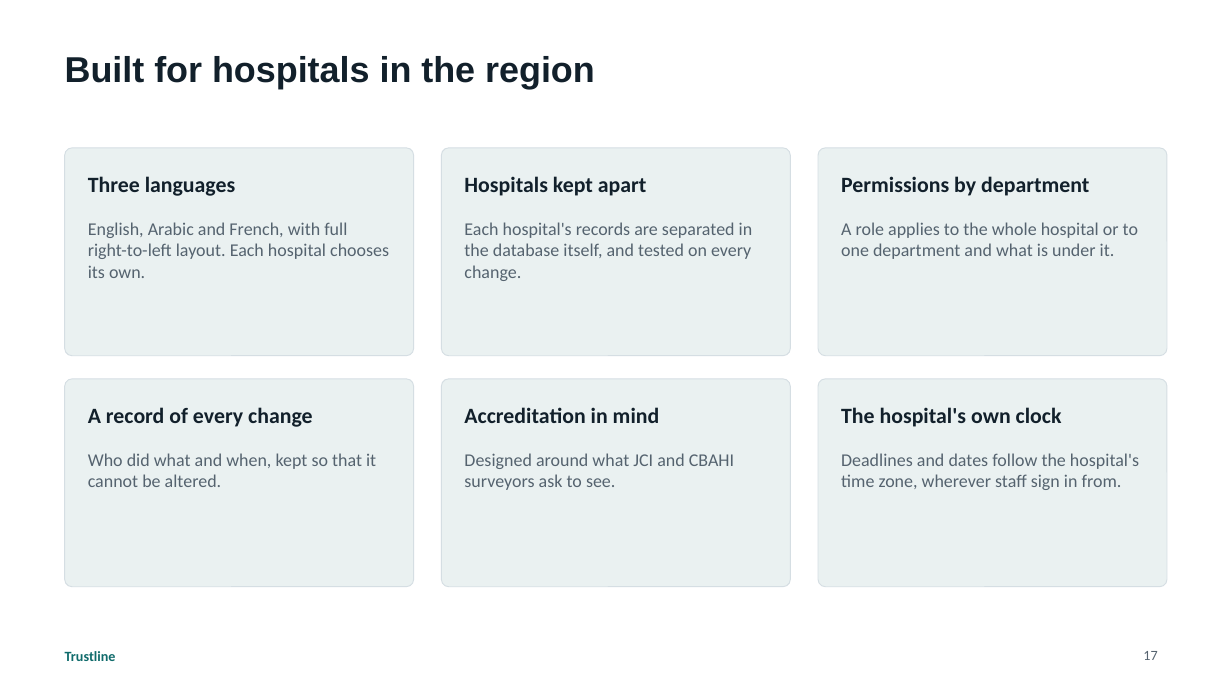
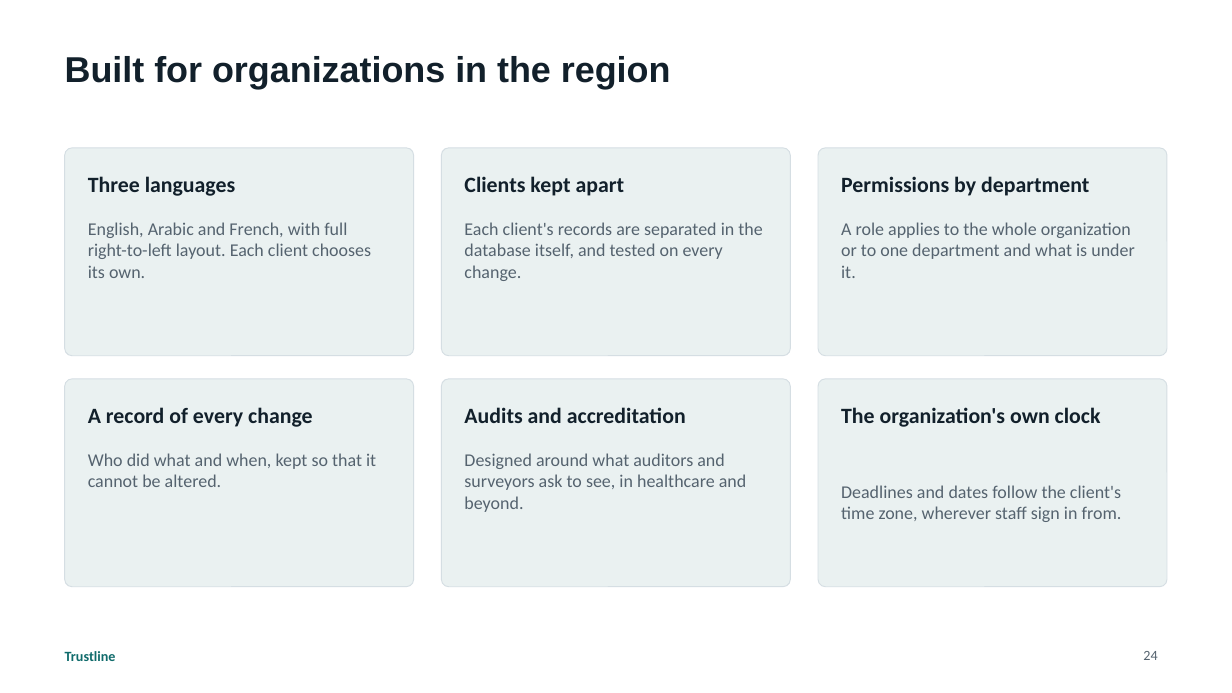
Before and after one commit to husseinalbustany/Trustline, a slide deck: slide 24 of docs/presentations/Trustline-Platform-Overview.pptx (slide 17 before the commit). Drawn at 1232x693 pixels with LibreOffice and Linux fonts; fonts in the diff are those of the drawing. Boxes give left, top, right and bottom in pixels: in the first picture for what was removed or moved away, otherwise in the second. Text is boxed around its words. In the diff, an @@ line names an element or a change of style, - is before the commit and + after.

```diff
--- a/docs/presentations/Trustline-Platform-Overview.pptx
+++ b/docs/presentations/Trustline-Platform-Overview.pptx
@@ title at [65,56,671,89]: text changed @@
-Built for hospitals in the region
+Built for organizations in the region
@@ text at [464,176,625,196]: text changed @@
-Hospitals kept apart
+Clients kept apart
@@ text at [88,222,371,278]: text changed @@
-English, Arabic and French, with full right-to-left layout. Each hospital chooses its own.
+English, Arabic and French, with full right-to-left layout. Each client chooses its own.
@@ text at [464,222,762,281]: text changed @@
-Each hospital's records are separated in the database itself, and tested on every change.
+Each client's records are separated in the database itself, and tested on every change.
@@ text at [841,222,1135,278]: text changed @@
-A role applies to the whole hospital or to one department and what is under it.
+A role applies to the whole organization or to one department and what is under it.
@@ text at [464,407,686,423]: text changed @@
-Accreditation in mind
+Audits and accreditation
@@ text at [841,407,1101,427]: text changed @@
-The hospital's own clock
+The organization's own clock
@@ text at [464,453,746,512]: text changed @@
-Designed around what JCI and CBAHI surveyors ask to see.
+Designed around what auditors and surveyors ask to see, in healthcare and beyond.
@@ text at [841,485,1122,522]: text changed @@
-Deadlines and dates follow the hospital's time zone, wherever staff sign in from.
+Deadlines and dates follow the client's time zone, wherever staff sign in from.
@@ page number at [1143,651,1157,660]: text changed @@
-17
+24
```
Also in this commit, not shown: 16 other slides changed, 10 slides added, 2 other files.
